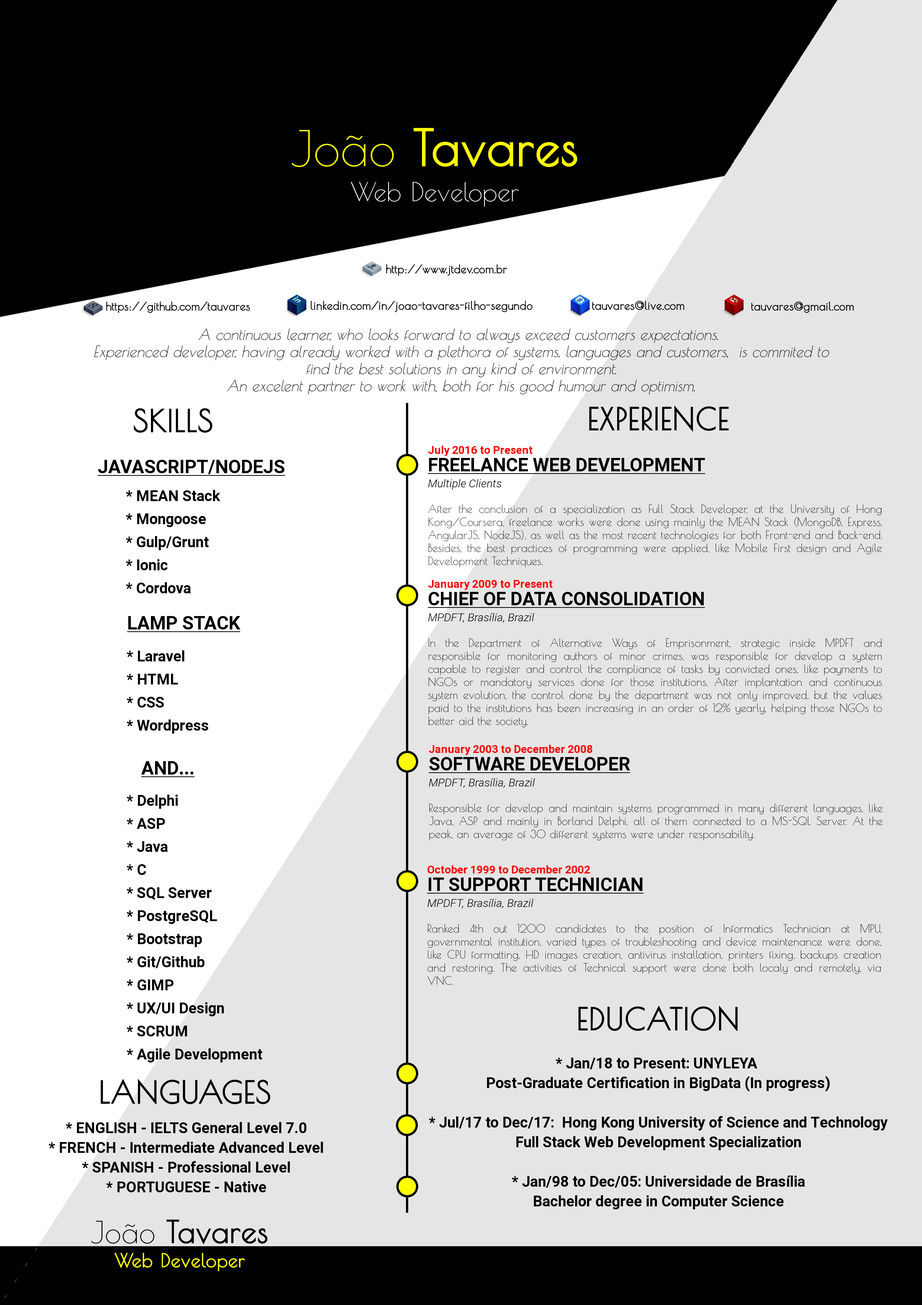
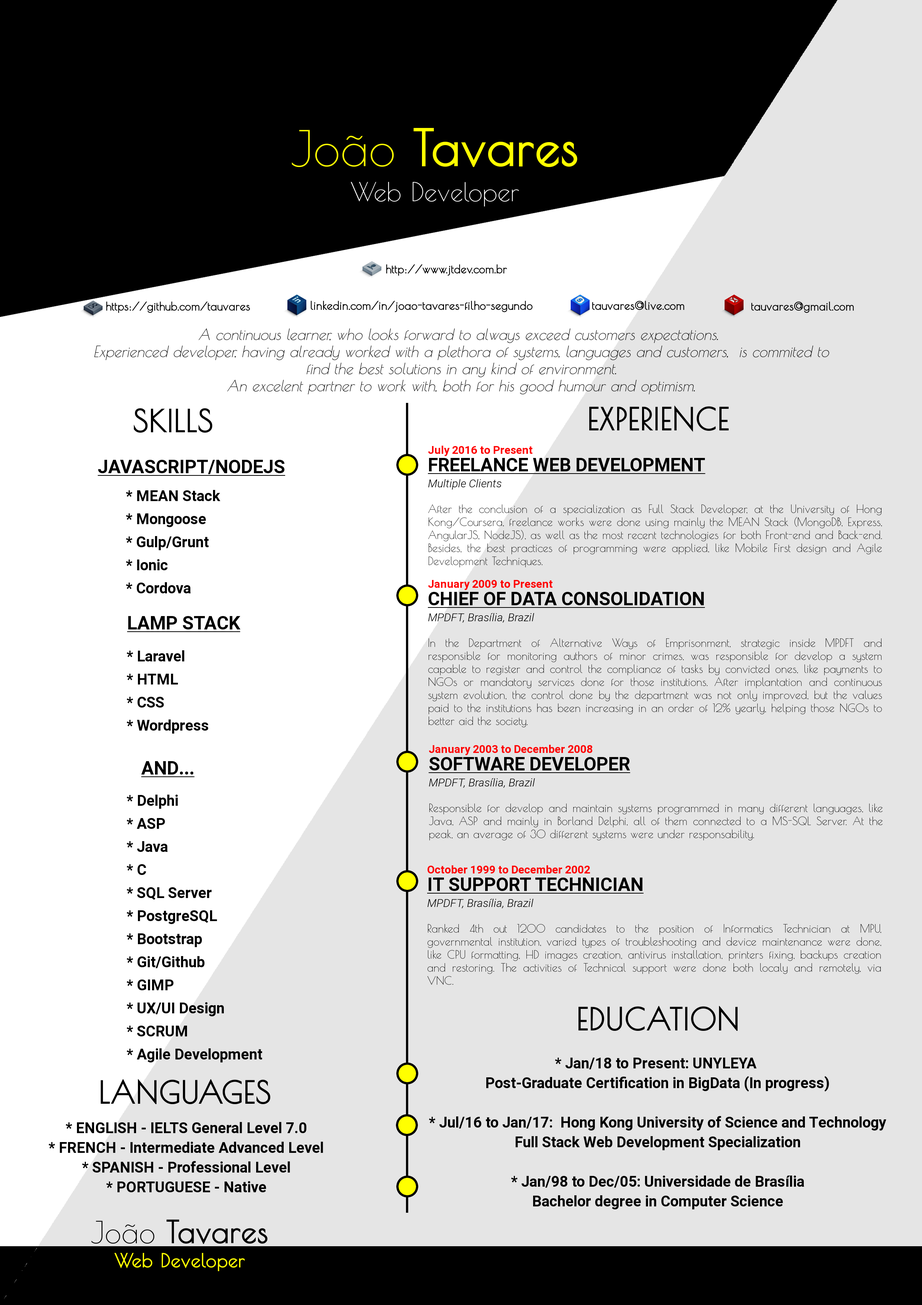
Layers edited between the first and the second 922px x 1305px image:
painted on "Degrees" over [473, 1057, 889, 1210]
